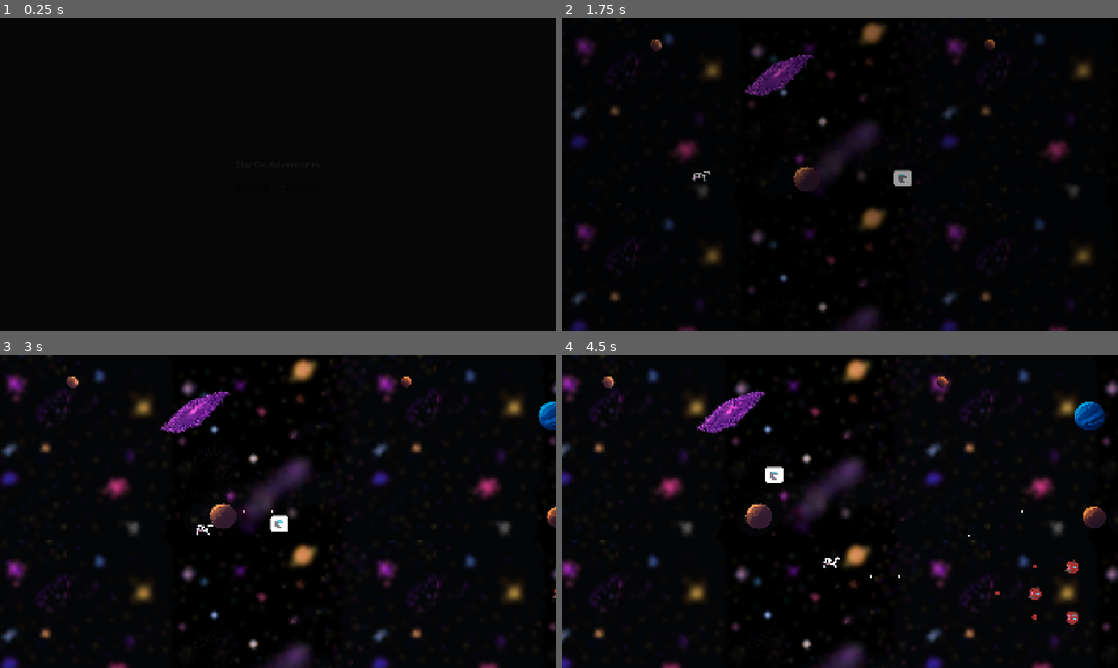
Above: before the commit, frames 1-4 (two rows, left to right).
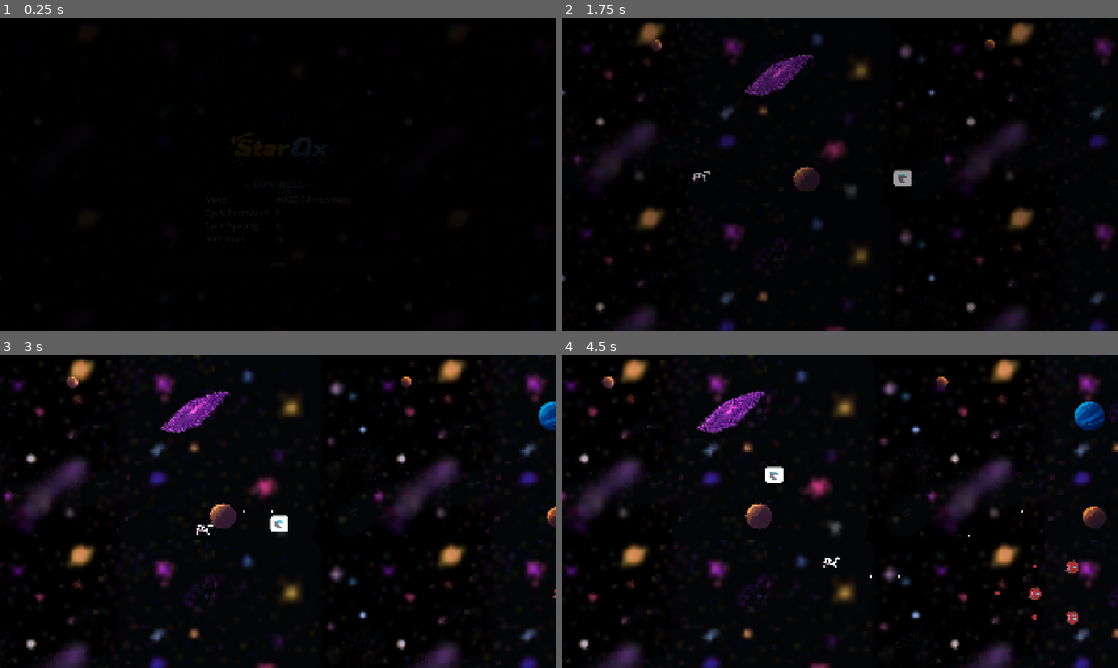
Above: after the commit, the same moments.

Repository: tfmertz/gamedevtv-jam-2026
Game: Godot game, scene res://scene/main.tscn
The game is run twice, just before and just after one commit, with the same random seed, the same clock (stepped at 60 frames per second) and the same inputs.
Inputs:
- Up to frame 1 (0.25 s): no input
- Up to frame 2 (1.75 s): click "START" at 0.5 s; click "START" at 1.25 s
- Up to frame 3 (3 s): tap Enter at 2 s; hold D (move_right) 2.03-2.78 s; tap F (cycle_formation) at 2.1 s; hold S (move_down) from 2.78 s (still down); tap R (cycle_spacing) at 2.85 s
- Up to frame 4 (4.5 s): release S (move_down) at 3.53 s; hold D (move_right) 3.53-4.28 s; tap G (sort_ships) at 3.6 s; hold W (move_up) from 4.28 s (still down); tap 3 at 4.35 s

The runs differ from the first frame. In frame 2, 10% of the frame differs, in the area x 0-100%, y 1-100%; in frame 3, 16%; in frame 4, 16%, in the area x 0-100%, y 0-100%.

Commit message:
add in player controls, title scene and fix parralax flickering

Diff:
--- a/scene/level.tscn
+++ b/scene/level.tscn
@@ -24,13 +24,17 @@
 z_index = -100
 scale = Vector2(5, 5)
 scroll_scale = Vector2(0, 0)
-repeat_size = Vector2(256, 128)
+repeat_size = Vector2(2048, 1152)
 autoscroll = Vector2(-20, 0)
-repeat_times = 8
+repeat_times = 2
 
 [node name="Sprite2D" type="Sprite2D" parent="SpaceLayer" unique_id=34797159]
+texture_filter = 1
+texture_repeat = 2
 texture = ExtResource("2_space1")
 centered = false
+region_enabled = true
+region_rect = Rect2(0, 0, 2048, 1152)
 
 [node name="PlanetLayer" type="Parallax2D" parent="." unique_id=2054582734]
 z_index = -50
--- a/scene/ui/game_over.tscn
+++ b/scene/ui/game_over.tscn
@@ -4,6 +4,24 @@
 
 [sub_resource type="LabelSettings" id="LabelSettings_ka843"]
 font_size = 32
+
+[sub_resource type="LabelSettings" id="LabelSettings_controls_header"]
+font_size = 32
+font_color = Color(0.45, 0.9, 1, 1)
+outline_size = 5
+outline_color = Color(0, 0, 0, 1)
+
+[sub_resource type="LabelSettings" id="LabelSettings_controls_body"]
+font_size = 28
+font_color = Color(0.85, 0.85, 0.85, 1)
+outline_size = 4
+outline_color = Color(0, 0, 0, 1)
+
+[sub_resource type="LabelSettings" id="LabelSettings_controls_key"]
+font_size = 28
+font_color = Color(1, 0.85, 0.35, 1)
+outline_size = 4
+outline_color = Color(0, 0, 0, 1)
 
 [node name="Title" type="Node2D" unique_id=1822057023]
 script = ExtResource("1_oef1b")
@@ -19,15 +37,80 @@
 
 [node name="VBoxContainer" type="VBoxContainer" parent="CanvasLayer/Control" unique_id=222502212]
 layout_mode = 2
-theme_override_constants/separation = 40
+theme_override_constants/separation = 12
 
 [node name="Label" type="Label" parent="CanvasLayer/Control/VBoxContainer" unique_id=342005093]
 layout_mode = 2
 text = "Game Over!"
 label_settings = SubResource("LabelSettings_ka843")
 
-[node name="Button" type="Button" parent="CanvasLayer/Control/VBoxContainer" unique_id=2062605715]
+[node name="ControlsMargin" type="MarginContainer" parent="CanvasLayer/Control/VBoxContainer"]
+layout_mode = 2
+theme_override_constants/margin_top = -160
+
+[node name="ControlsBox" type="VBoxContainer" parent="CanvasLayer/Control/VBoxContainer/ControlsMargin"]
+layout_mode = 2
+theme_override_constants/separation = 12
+
+[node name="ControlsHeader" type="Label" parent="CanvasLayer/Control/VBoxContainer/ControlsMargin/ControlsBox"]
+layout_mode = 2
+text = "— CONTROLS —"
+label_settings = SubResource("LabelSettings_controls_header")
+horizontal_alignment = 1
+
+[node name="ControlsGrid" type="GridContainer" parent="CanvasLayer/Control/VBoxContainer/ControlsMargin/ControlsBox"]
+layout_mode = 2
+size_flags_horizontal = 4
+theme_override_constants/h_separation = 24
+theme_override_constants/v_separation = 6
+columns = 2
+
+[node name="ActionMove" type="Label" parent="CanvasLayer/Control/VBoxContainer/ControlsMargin/ControlsBox/ControlsGrid"]
+layout_mode = 2
+text = "Move"
+label_settings = SubResource("LabelSettings_controls_body")
+
+[node name="KeyMove" type="Label" parent="CanvasLayer/Control/VBoxContainer/ControlsMargin/ControlsBox/ControlsGrid"]
+layout_mode = 2
+text = "WASD / Arrow Keys"
+label_settings = SubResource("LabelSettings_controls_key")
+
+[node name="ActionFormation" type="Label" parent="CanvasLayer/Control/VBoxContainer/ControlsMargin/ControlsBox/ControlsGrid"]
+layout_mode = 2
+text = "Cycle Formation"
+label_settings = SubResource("LabelSettings_controls_body")
+
+[node name="KeyFormation" type="Label" parent="CanvasLayer/Control/VBoxContainer/ControlsMargin/ControlsBox/ControlsGrid"]
+layout_mode = 2
+text = "F"
+label_settings = SubResource("LabelSettings_controls_key")
+
+[node name="ActionSpacing" type="Label" parent="CanvasLayer/Control/VBoxContainer/ControlsMargin/ControlsBox/ControlsGrid"]
+layout_mode = 2
+text = "Cycle Spacing"
+label_settings = SubResource("LabelSettings_controls_body")
+
+[node name="KeySpacing" type="Label" parent="CanvasLayer/Control/VBoxContainer/ControlsMargin/ControlsBox/ControlsGrid"]
+layout_mode = 2
+text = "R"
+label_settings = SubResource("LabelSettings_controls_key")
+
+[node name="ActionSort" type="Label" parent="CanvasLayer/Control/VBoxContainer/ControlsMargin/ControlsBox/ControlsGrid"]
+layout_mode = 2
+text = "Sort Ships"
+label_settings = SubResource("LabelSettings_controls_body")
+
+[node name="KeySort" type="Label" parent="CanvasLayer/Control/VBoxContainer/ControlsMargin/ControlsBox/ControlsGrid"]
+layout_mode = 2
+text = "G"
+label_settings = SubResource("LabelSettings_controls_key")
+
+[node name="ButtonMargin" type="MarginContainer" parent="CanvasLayer/Control/VBoxContainer"]
+layout_mode = 2
+theme_override_constants/margin_top = 40
+
+[node name="Button" type="Button" parent="CanvasLayer/Control/VBoxContainer/ButtonMargin" unique_id=2062605715]
 layout_mode = 2
 text = "Retry"
 
-[connection signal="pressed" from="CanvasLayer/Control/VBoxContainer/Button" to="." method="_on_button_press"]
+[connection signal="pressed" from="CanvasLayer/Control/VBoxContainer/ButtonMargin/Button" to="." method="_on_button_press"]
--- a/scene/ui/title.tscn
+++ b/scene/ui/title.tscn
@@ -1,12 +1,45 @@
 [gd_scene format=3 uid="uid://bug7dnn3w6yks"]
 
 [ext_resource type="Script" uid="uid://btjhyl76d37gl" path="res://src/title.gd" id="1_w5x2q"]
+[ext_resource type="Texture2D" uid="uid://b78v62tuvike" path="res://assets/art/space1.png" id="2_space1"]
+[ext_resource type="Texture2D" uid="uid://c4qyhwx5qtiey" path="res://assets/art/star_ox.png" id="3_starox"]
 
-[sub_resource type="LabelSettings" id="LabelSettings_ka843"]
+[sub_resource type="LabelSettings" id="LabelSettings_controls_header"]
 font_size = 32
+font_color = Color(0.45, 0.9, 1, 1)
+outline_size = 5
+outline_color = Color(0, 0, 0, 1)
+
+[sub_resource type="LabelSettings" id="LabelSettings_controls_body"]
+font_size = 28
+font_color = Color(0.85, 0.85, 0.85, 1)
+outline_size = 4
+outline_color = Color(0, 0, 0, 1)
+
+[sub_resource type="LabelSettings" id="LabelSettings_controls_key"]
+font_size = 28
+font_color = Color(1, 0.85, 0.35, 1)
+outline_size = 4
+outline_color = Color(0, 0, 0, 1)
 
 [node name="Title" type="Node2D" unique_id=1822057023]
 script = ExtResource("1_w5x2q")
+
+[node name="SpaceLayer" type="Parallax2D" parent="." unique_id=575422763]
+z_index = -100
+scale = Vector2(5, 5)
+scroll_scale = Vector2(0, 0)
+repeat_size = Vector2(2048, 1152)
+autoscroll = Vector2(-20, 0)
+repeat_times = 2
+
+[node name="Sprite2D" type="Sprite2D" parent="SpaceLayer" unique_id=1230432111]
+texture_filter = 1
+texture_repeat = 2
+texture = ExtResource("2_space1")
+centered = false
+region_enabled = true
+region_rect = Rect2(0, 0, 2048, 1152)
 
 [node name="CanvasLayer" type="CanvasLayer" parent="." unique_id=653565697]
 
@@ -19,15 +52,83 @@
 
 [node name="VBoxContainer" type="VBoxContainer" parent="CanvasLayer/Control" unique_id=222502212]
 layout_mode = 2
-theme_override_constants/separation = 40
+theme_override_constants/separation = 12
 
-[node name="Label" type="Label" parent="CanvasLayer/Control/VBoxContainer" unique_id=342005093]
+[node name="TitleImage" type="TextureRect" parent="CanvasLayer/Control/VBoxContainer" unique_id=911921551]
+custom_minimum_size = Vector2(800, 480)
 layout_mode = 2
-text = "StarOx Adventures"
-label_settings = SubResource("LabelSettings_ka843")
+size_flags_horizontal = 4
+texture = ExtResource("3_starox")
+expand_mode = 1
+stretch_mode = 5
 
-[node name="Button" type="Button" parent="CanvasLayer/Control/VBoxContainer" unique_id=2062605715]
+[node name="ControlsMargin" type="MarginContainer" parent="CanvasLayer/Control/VBoxContainer"]
+layout_mode = 2
+theme_override_constants/margin_top = -160
+
+[node name="ControlsBox" type="VBoxContainer" parent="CanvasLayer/Control/VBoxContainer/ControlsMargin" unique_id=1667789779]
+layout_mode = 2
+theme_override_constants/separation = 12
+
+[node name="ControlsHeader" type="Label" parent="CanvasLayer/Control/VBoxContainer/ControlsMargin/ControlsBox" unique_id=1607879169]
+layout_mode = 2
+text = "— CONTROLS —"
+label_settings = SubResource("LabelSettings_controls_header")
+horizontal_alignment = 1
+
+[node name="ControlsGrid" type="GridContainer" parent="CanvasLayer/Control/VBoxContainer/ControlsMargin/ControlsBox" unique_id=386742583]
+layout_mode = 2
+size_flags_horizontal = 4
+theme_override_constants/h_separation = 24
+theme_override_constants/v_separation = 6
+columns = 2
+
+[node name="ActionMove" type="Label" parent="CanvasLayer/Control/VBoxContainer/ControlsMargin/ControlsBox/ControlsGrid" unique_id=511647754]
+layout_mode = 2
+text = "Move"
+label_settings = SubResource("LabelSettings_controls_body")
+
+[node name="KeyMove" type="Label" parent="CanvasLayer/Control/VBoxContainer/ControlsMargin/ControlsBox/ControlsGrid" unique_id=2113747451]
+layout_mode = 2
+text = "WASD / Arrow Keys"
+label_settings = SubResource("LabelSettings_controls_key")
+
+[node name="ActionFormation" type="Label" parent="CanvasLayer/Control/VBoxContainer/ControlsMargin/ControlsBox/ControlsGrid" unique_id=1746438351]
+layout_mode = 2
+text = "Cycle Formation"
+label_settings = SubResource("LabelSettings_controls_body")
+
+[node name="KeyFormation" type="Label" parent="CanvasLayer/Control/VBoxContainer/ControlsMargin/ControlsBox/ControlsGrid" unique_id=494349668]
+layout_mode = 2
+text = "F"
+label_settings = SubResource("LabelSettings_controls_key")
+
+[node name="ActionSpacing" type="Label" parent="CanvasLayer/Control/VBoxContainer/ControlsMargin/ControlsBox/ControlsGrid" unique_id=191659066]
+layout_mode = 2
+text = "Cycle Spacing"
+label_settings = SubResource("LabelSettings_controls_body")
+
+[node name="KeySpacing" type="Label" parent="CanvasLayer/Control/VBoxContainer/ControlsMargin/ControlsBox/ControlsGrid" unique_id=2091684507]
+layout_mode = 2
+text = "R"
+label_settings = SubResource("LabelSettings_controls_key")
+
+[node name="ActionSort" type="Label" parent="CanvasLayer/Control/VBoxContainer/ControlsMargin/ControlsBox/ControlsGrid" unique_id=1598324394]
+layout_mode = 2
+text = "Sort Ships"
+label_settings = SubResource("LabelSettings_controls_body")
+
+[node name="KeySort" type="Label" parent="CanvasLayer/Control/VBoxContainer/ControlsMargin/ControlsBox/ControlsGrid" unique_id=746968169]
+layout_mode = 2
+text = "G"
+label_settings = SubResource("LabelSettings_controls_key")
+
+[node name="ButtonMargin" type="MarginContainer" parent="CanvasLayer/Control/VBoxContainer"]
+layout_mode = 2
+theme_override_constants/margin_top = 40
+
+[node name="Button" type="Button" parent="CanvasLayer/Control/VBoxContainer/ButtonMargin" unique_id=2062605715]
 layout_mode = 2
 text = "START"
 
-[connection signal="pressed" from="CanvasLayer/Control/VBoxContainer/Button" to="." method="_on_button_press"]
+[connection signal="pressed" from="CanvasLayer/Control/VBoxContainer/ButtonMargin/Button" to="." method="_on_button_press"]
Binary file added: assets/art/star_ox.png
